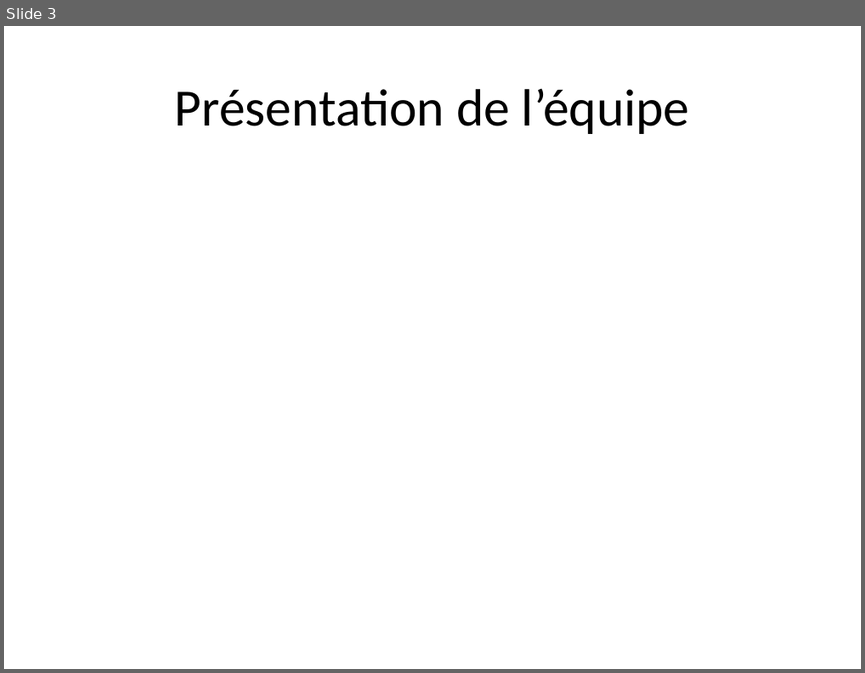
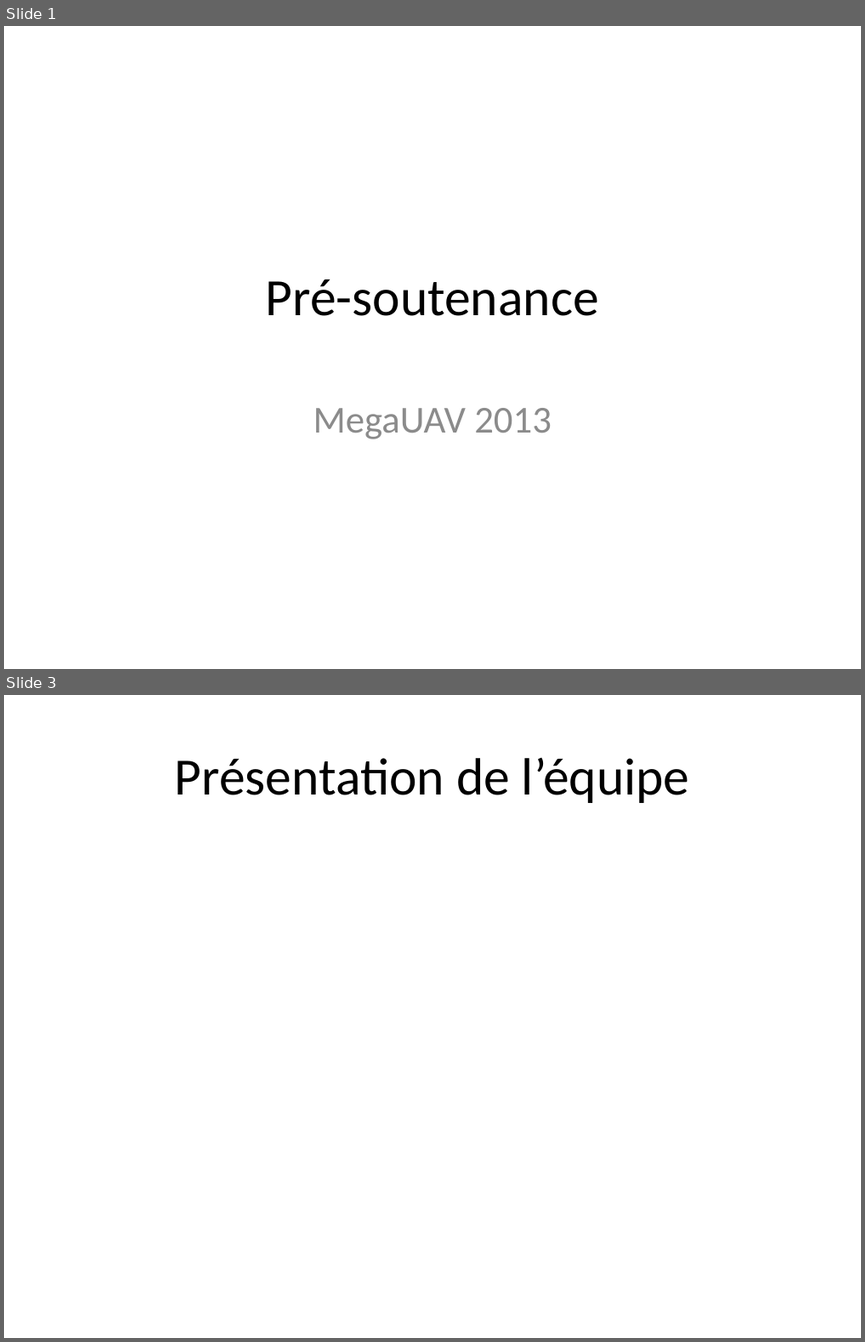
Before and after one commit to xzar/megauav2013, a slide deck: docs/Soutenance/PréSoutenance 0511.pptx. Shown one above the other, each under a label of ours: slide 3 before the commit, slides 1 and 3 after it; the slides between them are not shown. The pictures are 865x673 and 865x1342 pixels, drawn with LibreOffice and Linux fonts; fonts in the diff are those of the drawing. Boxes give left, top, right and bottom in pixels: in the first picture for what was removed or moved away, otherwise in the second. Text is boxed around its words. In the diff, an @@ line names an element or a change of style, - is before the commit and + after.

```diff
--- a/docs/Soutenance/PréSoutenance 0511.pptx
+++ b/docs/Soutenance/PréSoutenance 0511.pptx
@@ slide 1 added at box(4, 26, 861, 669), background #FFFFFF @@
@@ title added at box(266, 279, 599, 316), 44 pt, text #000000 @@
+Pré-soutenance
@@ subtitle added at box(313, 408, 551, 439), 32 pt, text #8C8C8C @@
+MegaUAV 2013
```
Also in this commit, not shown: 5 slides changed, 4 other slides added, 2 slides removed.
